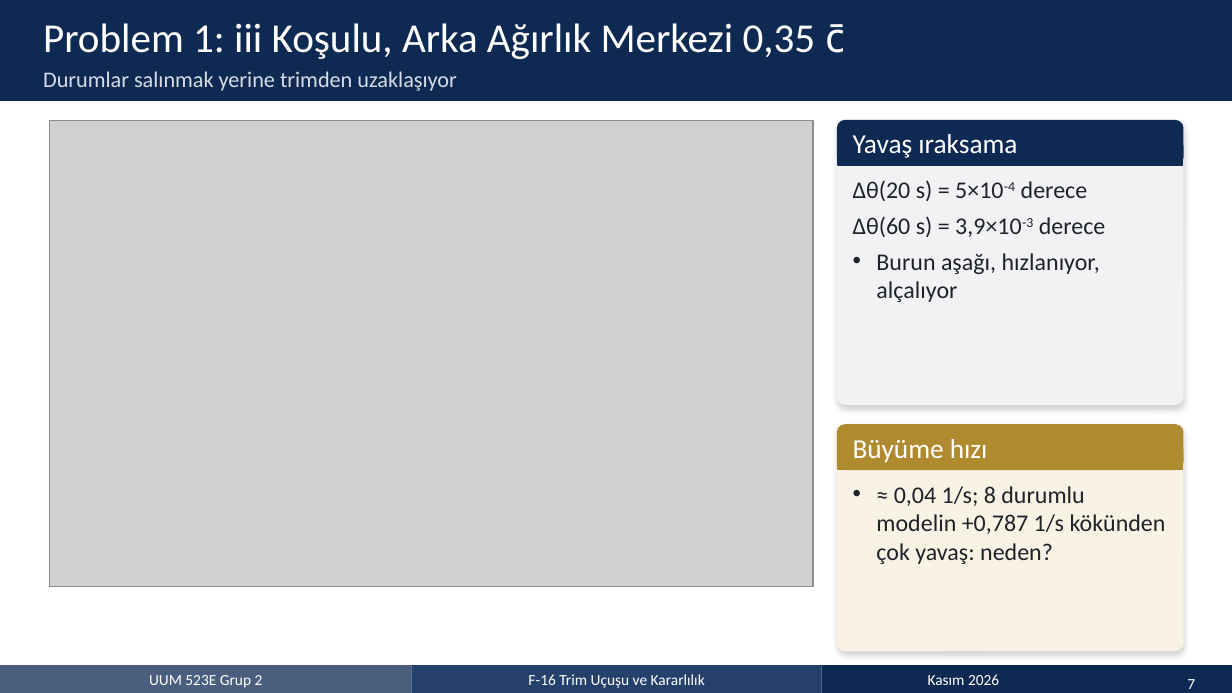
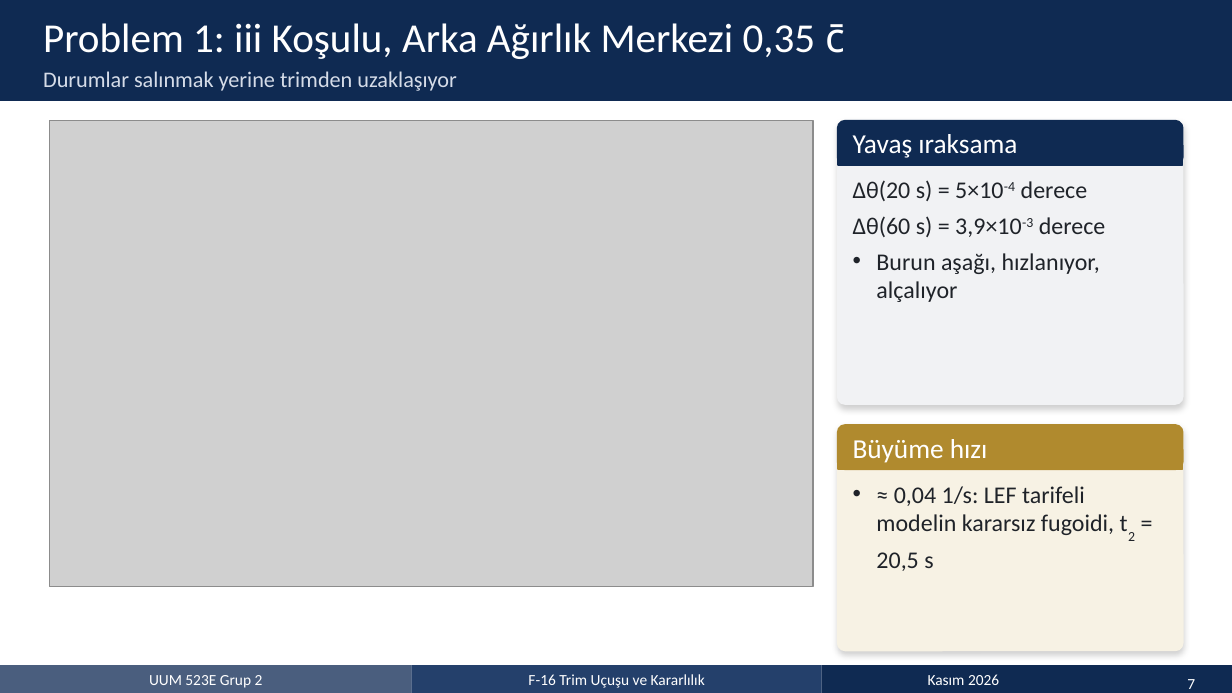
Before and after one commit to emircansurucu/UUM523E-F16-Flight-Dynamics, a slide deck: slide 7 of presentation/MT_Group2_Presentation_TR.pptx. Drawn at 1232x693 pixels with LibreOffice and Linux fonts; fonts in the diff are those of the drawing; grey boxes stand for pictures. Boxes give left, top, right and bottom in pixels: in the first picture for what was removed or moved away, otherwise in the second. Text is boxed around its words. In the diff, an @@ line names an element or a change of style, - is before the commit and + after.

Commit message:
HW2 geri bildirimi: nz = 1/cos μ, tarifeli LEF, çözüm kılavuzu uyumu
Hocanın HW2 geri bildirimi ve çözüm kılavuzuna göre trim, doğrusallaştırma,
Midterm sonuçları, raporlar ve sunum güncellendi.

Model ve kod
- trim_F16: Durum 5'te yük faktörü Ders 4'teki gibi f_NLF = nz - 1/cos μ
  (önceden gövde ekseni normal ivmesi). Yeni trim: φ = 75.74°, μ = 75.522°.
- linearize_F16: δlef her adımda tarifeden hesaplanıyor ('tarife');
  Midterm Problem 2 için 'sabit' seçeneği. Adım Ders 5'teki gibi 1e-3.
- init_F16: kütle m = 9295.4 kg (çözüm kılavuzu; önceden W/g0 = 9298.64 kg).
- Yeni: lefTarife.m (LEF tarifesi), sim_F16.m (trimden benzetim).
- run_HW2 ve run_MT sadeleştirildi, ek doğrulamalar çıkarıldı.

Sonuçlar
- HW2_Group2.mat, MT_Group2.mat ve bütün grafikler yeniden üretildi.
- Trim değerleri çözüm kılavuzuyla son basamağa kadar örtüşüyor; A/B'de
  yalnızca β türevlerinde 1e-4 mertebesinde fark var (tablolardaki β = 0 kırılması).
- iii: LEF tarifesiyle kısa periyot iki reel köke ayrılıyor, fugoid
  kararsız (t2 = 20.5 s); LEF sabitken +0.787 1/s kökü var.

Rapor, sunum, README
- Üç koşulun A matrisi karşılaştırması fiziksel nedenleriyle eklendi
  (tablo alin.tex).
- Ödev 2 düzeltmeleri listesi ve çözüm kılavuzuyla karşılaştırma eklendi.
- Bütün tablolar, metindeki sayılar ve sunum (EN/TR, pptx/pdf) güncellendi.

```diff
--- a/presentation/MT_Group2_Presentation_TR.pptx
+++ b/presentation/MT_Group2_Presentation_TR.pptx
@@ text at box(876, 486, 1114, 571): text changed @@
-• ≈ 0,04 1/s; 8 durumlu modelin +0,787 1/s kökünden çok yavaş: neden?
+• ≈ 0,04 1/s: LEF tarifeli modelin kararsız fugoidi, t2 = 20,5 s
```
Also in this commit, not shown: 9 other slides changed, 56 other files.
